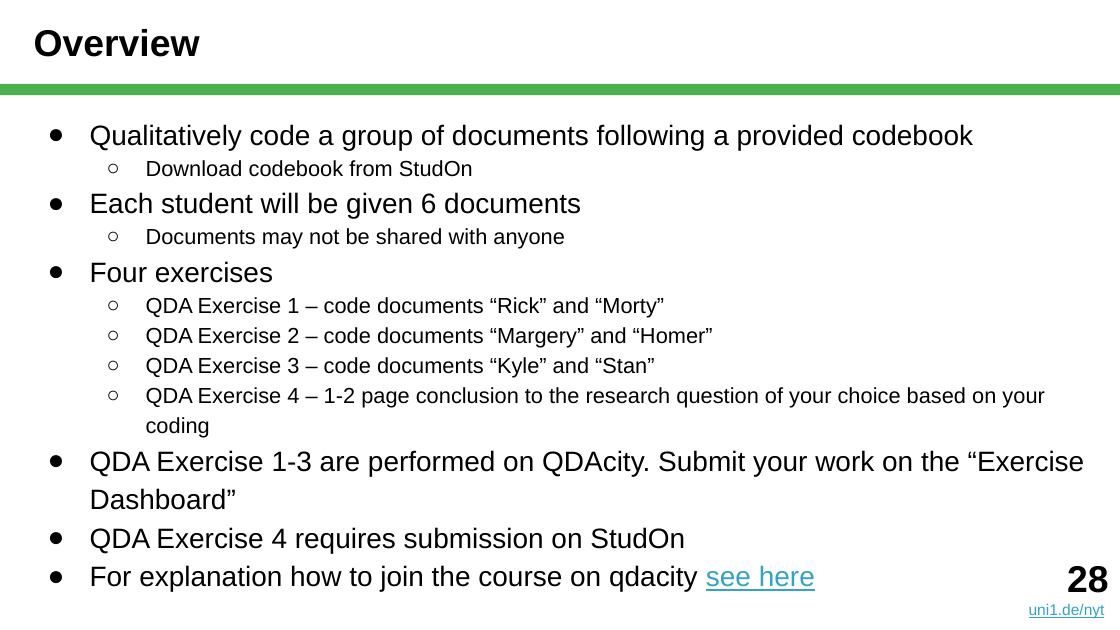
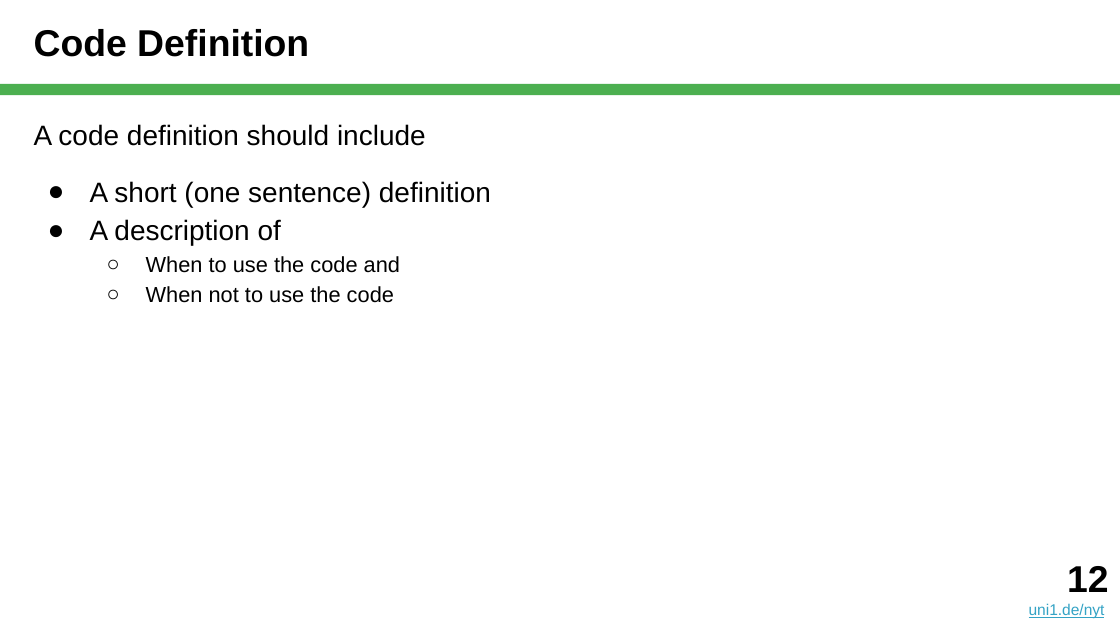
Before and after one commit to dirkriehle/nyt-course, a slide deck: slide 12 of Lecture slides/NYT B03 - Qualitative Data Analysis.pptx (slide 28 before the commit). Drawn at 1120x630 pixels with LibreOffice and Linux fonts; fonts in the diff are those of the drawing. Boxes give left, top, right and bottom in pixels: in the first picture for what was removed or moved away, otherwise in the second. Text is boxed around its words. In the diff, an @@ line names an element or a change of style, - is before the commit and + after.

```diff
--- a/Lecture slides/NYT B03 - Qualitative Data Analysis.pptx
+++ b/Lecture slides/NYT B03 - Qualitative Data Analysis.pptx
@@ title at (34,29,309,57): text changed @@
-Overview
+Code Definition
@@ text at (34,124,491,303): text changed; size 14 to 18 pt @@
-● Qualitatively code a group of documents following a provided codebook
-  ○ Download codebook from StudOn
-● Each student will be given 6 documents
-  ○ Documents may not be shared with anyone
-● Four exercises
-  ○ QDA Exercise 1 – code documents “Rick” and “Morty”
-  ○ QDA Exercise 2 – code documents “Margery” and “Homer”
-  ○ QDA Exercise 3 – code documents “Kyle” and “Stan”
-  ○ QDA Exercise 4 – 1-2 page conclusion to the research question of your choice based on your coding
-● QDA Exercise 1-3 are performed on QDAcity. Submit your work on the “Exercise Dashboard”
-● QDA Exercise 4 requires submission on StudOn
-● For explanation how to join the course on qdacity see here
+A code definition should include
+● A short (one sentence) definition
+● A description of
+  ○ When to use the code and
+  ○ When not to use the code
@@ text at (1067,566,1108,592): text changed @@
-28
+12
```
Also in this commit, not shown: 14 other slides changed, 40 slides added, 24 slides removed, 3 other files.
